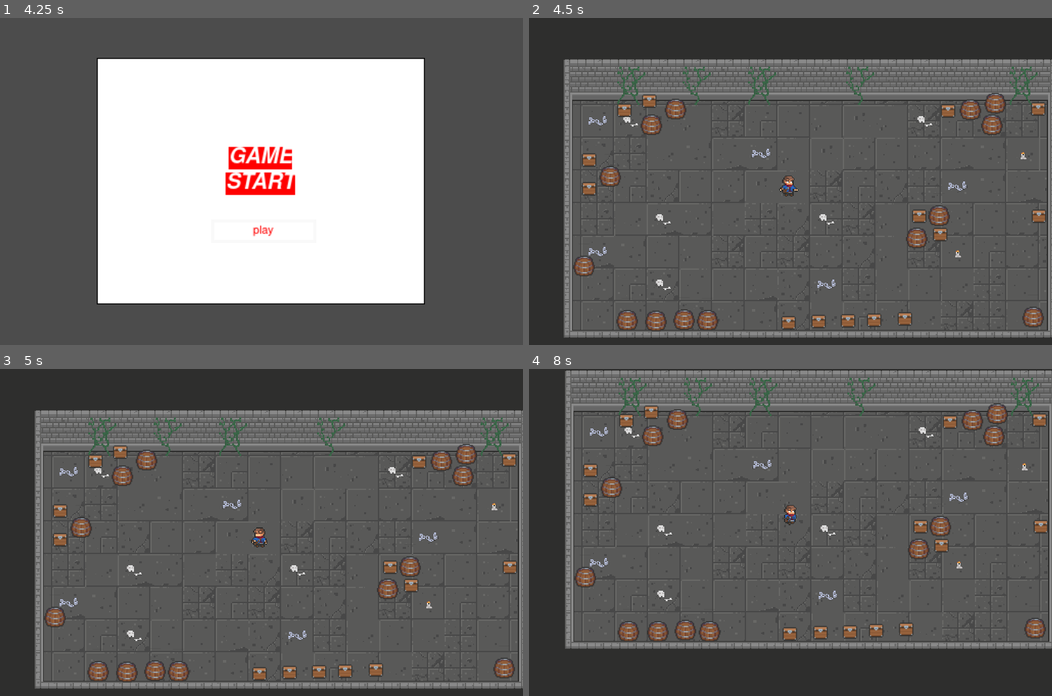
Above: before the commit, frames 1-4 (two rows, left to right).
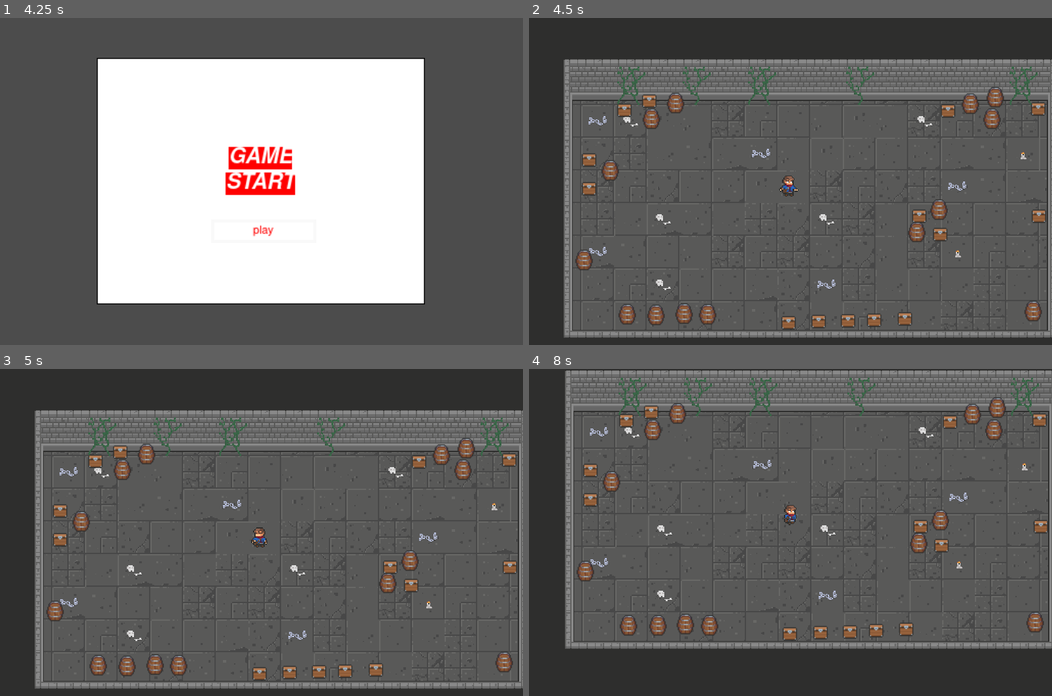
Above: after the commit, the same moments.

Repository: bandreetto/mimic-dungeon
Game: Godot game, scene res://scenes/main/main.tscn
Two runs of this game, one before a commit and one after it. Both use one fixed random seed, a clock stepped at 60 frames per second and the inputs below.
Inputs (mouse positions are in pixels of both pictures, inside the frame that each line leads up to):
- Up to frame 1 (4.25 s): tap Enter at 0.5, 2, 3.5 s; hold Right (ui_right) 0.53-1.28 s; tap Space (ui_select) at 0.77, 1.25, 1.52, 2.75, 3.02, 3.77 s; hold Down (ui_down) 1.28-2.03 s; hold Right (ui_right) 2.03-2.78 s; hold Up (ui_up) 2.78-3.53 s; hold Left (ui_left) from 3.53 s (still down)
- Up to frame 2 (4.5 s): release Left (ui_left) at 4.25 s; click (790, 240) at 4.25 s
- Up to frame 3 (5 s): no input
- Up to frame 4 (8 s): hold Left (ui_left) 5.03-5.78 s; tap Space (ui_select) at 5.27, 6.77, 7.52 s; hold Down (ui_down) 5.78-6.53 s; hold Right (ui_right) 6.53-7.28 s; hold Up (ui_up) from 7.28 s (still down)

Frame 1 is identical in both runs. In frame 2, 2.9% of the frame differs, in the area x 8-99%, y 21-96%; in frame 3, 2.9%; in frame 4, 2.9%, in the area x 8-99%, y 8-84%.

Commit message:
Enhance mimics spwaning

Diff:
--- a/scenes/barrel/barrel.gd
+++ b/scenes/barrel/barrel.gd
@@ -1,24 +1,40 @@
 extends Node2D
 
 export var isMimic = false
+var timer = null
+var mimic_delay = 0.5
+
+func _ready():
+	timer = Timer.new()
+	timer.set_one_shot(true)
+	timer.set_wait_time(mimic_delay)
+	timer.connect('timeout', self, 'on_timeout_complete')
+	add_child(timer)
 
 func _on_hurtbox_area_entered(area):
 	create_destroy_effect()
+	$StaticBody2D.queue_free()
+	$hurtbox.queue_free()
+	timer.start()
+	print('iniciado timer')
+
+func on_timeout_complete():
+	print('finalizou timer')
+	if isMimic == true:
+		create_mimic_instance()
 	queue_free()
-	create_mimic_instance()
+
 
 func create_destroy_effect():
 	var scene = load("res://scenes/barrel/effect/barrelEffect.tscn")
 	var instance = scene.instance()
-
 	var main = get_tree().current_scene
 	instance.global_position = global_position
 	main.add_child(instance)
 
 func create_mimic_instance():
-	if isMimic == true:
-		var scene = load("res://scenes/mimic/mimic1/mimic.tscn")
-		var instance = scene.instance()
-		var main = get_tree().current_scene
-		instance.global_position = global_position
-		main.add_child(instance)
+	var scene = load("res://scenes/mimic/mimic1/mimic.tscn")
+	var instance = scene.instance()
+	var main = get_tree().current_scene
+	instance.global_position = global_position
+	main.add_child(instance)
--- a/scenes/barrel/barrel.tscn
+++ b/scenes/barrel/barrel.tscn
@@ -41,10 +41,11 @@
 [node name="Sprite" type="AnimatedSprite" parent="StaticBody2D"]
 frames = SubResource( 4 )
 animation = "idle"
-frame = 1
+frame = 2
 playing = true
 
 [node name="CollisionShape2D" type="CollisionShape2D" parent="StaticBody2D"]
+visible = false
 position = Vector2( -0.749153, 5.24407 )
 shape = SubResource( 5 )
 
--- a/scenes/chest/chest.gd
+++ b/scenes/chest/chest.gd
@@ -4,8 +4,9 @@
 
 func _on_hutbox_area_entered(area):
 	create_destroy_effect()
-	queue_free()
-	create_mimic_instance()
+	$StaticBody2D.queue_free()
+	$hutbox.queue_free()
+	$Timer.start()
 
 func create_destroy_effect():
 	var scene = load("res://scenes/chest/effect/chestEffect.tscn")
@@ -15,9 +16,14 @@
 	main.add_child(instance)
 
 func create_mimic_instance():
+	var scene = load("res://scenes/mimic/mimic2/mimic2.tscn")
+	var instance = scene.instance()
+	var main = get_tree().current_scene
+	instance.global_position = global_position
+	main.add_child(instance)
+
+
+func _on_Timer_timeout():
 	if isMimic == true:
-		var scene = load("res://scenes/mimic/mimic2/mimic2.tscn")
-		var instance = scene.instance()
-		var main = get_tree().current_scene
-		instance.global_position = global_position
-		main.add_child(instance)
+		create_mimic_instance()
+	queue_free()
--- a/scenes/chest/chest.tscn
+++ b/scenes/chest/chest.tscn
@@ -55,4 +55,8 @@
 [node name="CollisionShape2D" type="CollisionShape2D" parent="hutbox"]
 position = Vector2( -0.749149, 8.98984 )
 shape = SubResource( 6 )
+
+[node name="Timer" type="Timer" parent="."]
+wait_time = 0.5
 [connection signal="area_entered" from="hutbox" to="." method="_on_hutbox_area_entered"]
+[connection signal="timeout" from="Timer" to="." method="_on_Timer_timeout"]
--- a/scenes/mimic/mimic1/mimic.gd
+++ b/scenes/mimic/mimic1/mimic.gd
@@ -4,6 +4,7 @@
 var velocity = Vector2()
 var hitten = false
 var knockback = Vector2.ZERO
+onready var stats = $stats
 
 func _ready():
 	pass
@@ -20,5 +21,5 @@
 
 
 func _on_hurtbox_area_entered(area):
-
 	knockback = area.knockback_vector * 100
+	stats.take_damage(1)
--- a/scenes/mimic/mimic1/mimic.tscn
+++ b/scenes/mimic/mimic1/mimic.tscn
@@ -1,7 +1,8 @@
-[gd_scene load_steps=5 format=2]
+[gd_scene load_steps=6 format=2]
 
 [ext_resource path="res://scenes/mimic/mimic1/mimic.gd" type="Script" id=1]
 [ext_resource path="res://scenes/mimic/mimic1/mimic.tres" type="SpriteFrames" id=2]
+[ext_resource path="res://scenes/stats/stats.tscn" type="PackedScene" id=3]
 
 [sub_resource type="RectangleShape2D" id=1]
 extents = Vector2( 7.04179, 6.246 )
@@ -20,10 +21,10 @@
 scale = Vector2( 1.01438, 0.966951 )
 frames = ExtResource( 2 )
 animation = "attack"
-frame = 3
 playing = true
 
 [node name="CollisionShape2D" type="CollisionShape2D" parent="."]
+visible = false
 position = Vector2( 0, 4.00452 )
 shape = SubResource( 1 )
 
@@ -34,4 +35,6 @@
 [node name="CollisionShape2D" type="CollisionShape2D" parent="hurtbox"]
 position = Vector2( 1.52588e-05, 2.00226 )
 shape = SubResource( 2 )
+
+[node name="stats" parent="." instance=ExtResource( 3 )]
 [connection signal="area_entered" from="hurtbox" to="." method="_on_hurtbox_area_entered"]
--- a/scenes/mimic/mimic2/mimic2.tscn
+++ b/scenes/mimic/mimic2/mimic2.tscn
@@ -19,7 +19,6 @@
 scale = Vector2( 1.49928, 1.38103 )
 frames = ExtResource( 1 )
 animation = "attack"
-frame = 2
 playing = true
 
 [node name="CollisionShape2D" type="CollisionShape2D" parent="."]
--- /dev/null
+++ b/scenes/stats/stats.gd
@@ -0,0 +1,9 @@
+extends Node2D
+
+export var max_health = 3
+onready var health = max_health
+
+func take_damage(damage):
+	if health > 0:
+		health = health - damage
+		print("health", health)
--- /dev/null
+++ b/scenes/stats/stats.tscn
@@ -0,0 +1,6 @@
+[gd_scene load_steps=2 format=2]
+
+[ext_resource path="res://scenes/stats/stats.gd" type="Script" id=1]
+
+[node name="stats" type="Node2D"]
+script = ExtResource( 1 )
